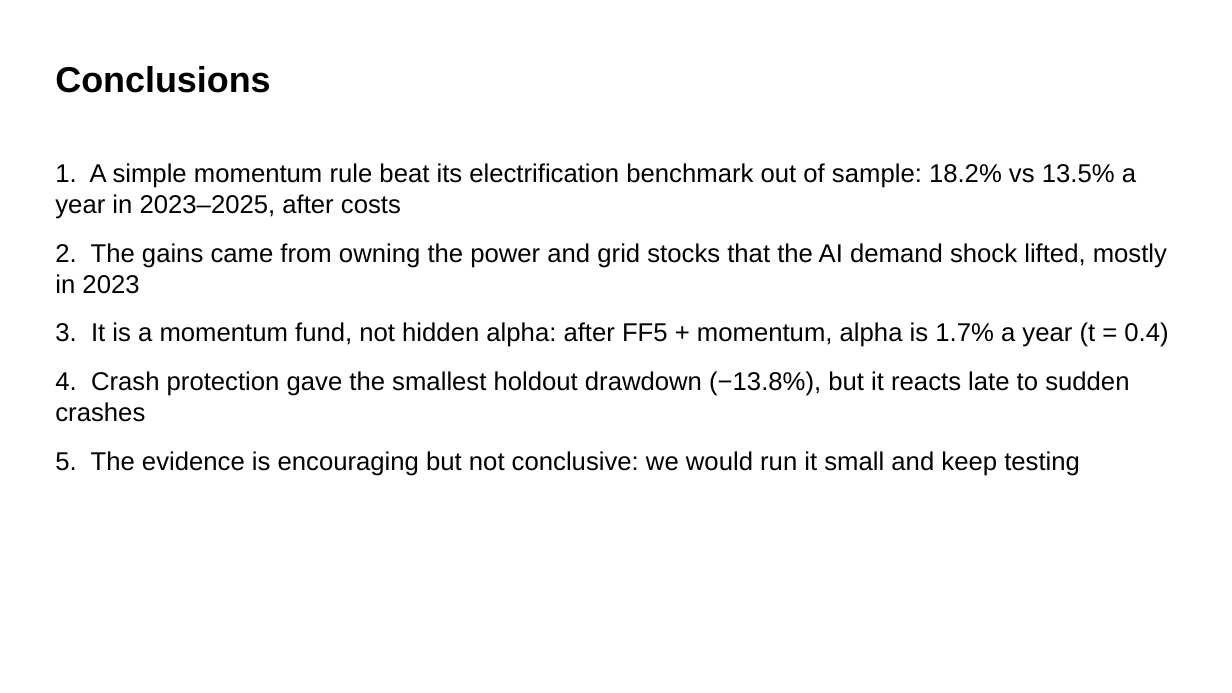
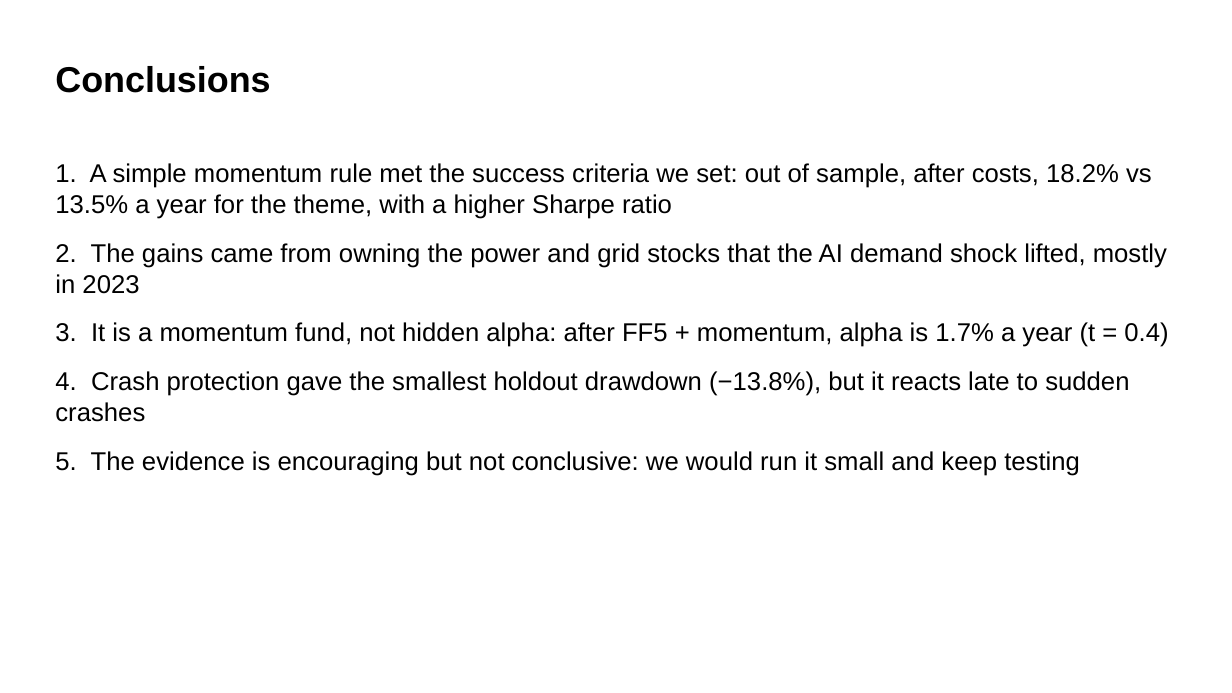
Before and after one commit to mateopreve-dev/quant-finance-project, a slide deck: slide 15 of fund_project/FundProject_Slides.pptx. Drawn at 1232x693 pixels with LibreOffice and Linux fonts; fonts in the diff are those of the drawing. Boxes give left, top, right and bottom in pixels: in the first picture for what was removed or moved away, otherwise in the second. Text is boxed around its words. In the diff, an @@ line names an element or a change of style, - is before the commit and + after.

```diff
--- a/fund_project/FundProject_Slides.pptx
+++ b/fund_project/FundProject_Slides.pptx
@@ text at [55,163,1152,219]: text changed @@
-1. A simple momentum rule beat its electrification benchmark out of sample: 18.2% vs 13.5% a year in 2023–2025, after costs
+1. A simple momentum rule met the success criteria we set: out of sample, after costs, 18.2% vs 13.5% a year for the theme, with a higher Sharpe ratio
```
Also in this commit, not shown: 4 other slides changed, 1 slide added, 1 slide removed, 4 other files.
